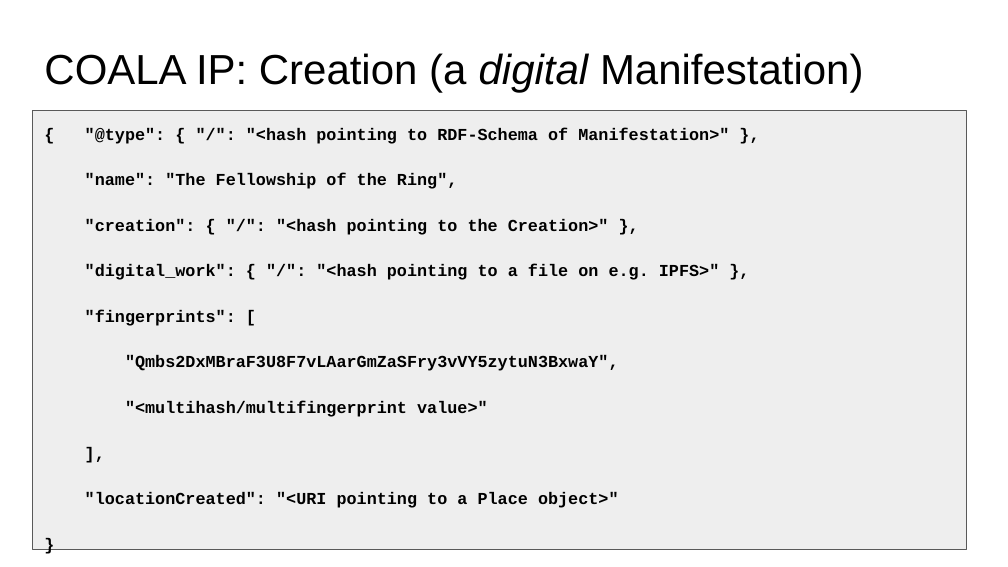
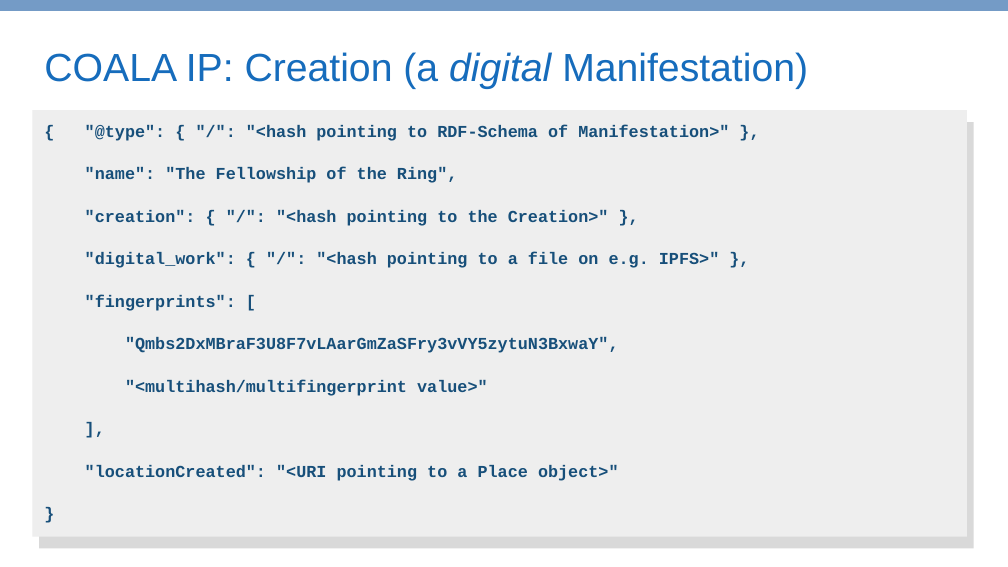
Before and after one commit to COALAIP/specs, a slide deck: slide 17 of presentations/COALA IP - short.pptx. Drawn at 1008x567 pixels with LibreOffice and Linux fonts; fonts in the diff are those of the drawing. Boxes give left, top, right and bottom in pixels: in the first picture for what was removed or moved away, otherwise in the second. Text is boxed around its words. In the diff, an @@ line names an element or a change of style, - is before the commit and + after.

```diff
--- a/presentations/COALA IP - short.pptx
+++ b/presentations/COALA IP - short.pptx
@@ rectangle added at box(0, 0, 1008, 11), fill #749BC6 @@
@@ title "COALA IP: Creation (a digital ..." at box(44, 52, 808, 89): size 30 to 28 pt, text colour #000000 to #166CBC @@
@@ rectangle: place and size @@
-rectangle at box(32, 110, 967, 549)
+rectangle at box(32, 110, 967, 536)
@@ rectangle at box(32, 110, 967, 536): outline #595959 0.75 pt to none @@
@@ text "{ "@type": { "/": "<hash ..." at box(85, 124, 729, 481): text colour #000000 to #174F7A; line spacing 1.15 to 1 @@
@@ rectangle added at box(39, 122, 974, 548), fill #D9D9D9 @@
```
Also in this commit, not shown: 21 other slides changed, 1 other file.
